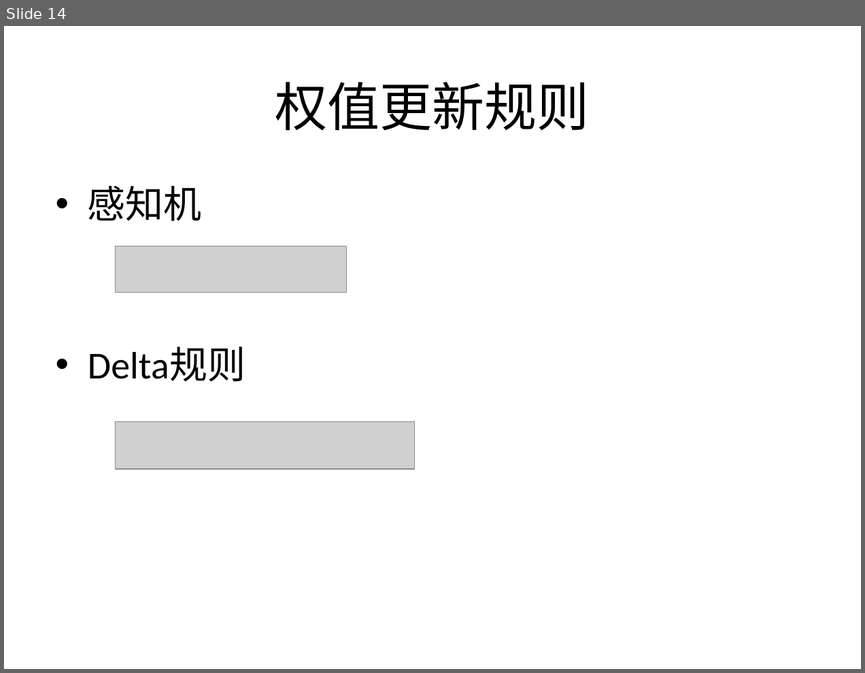
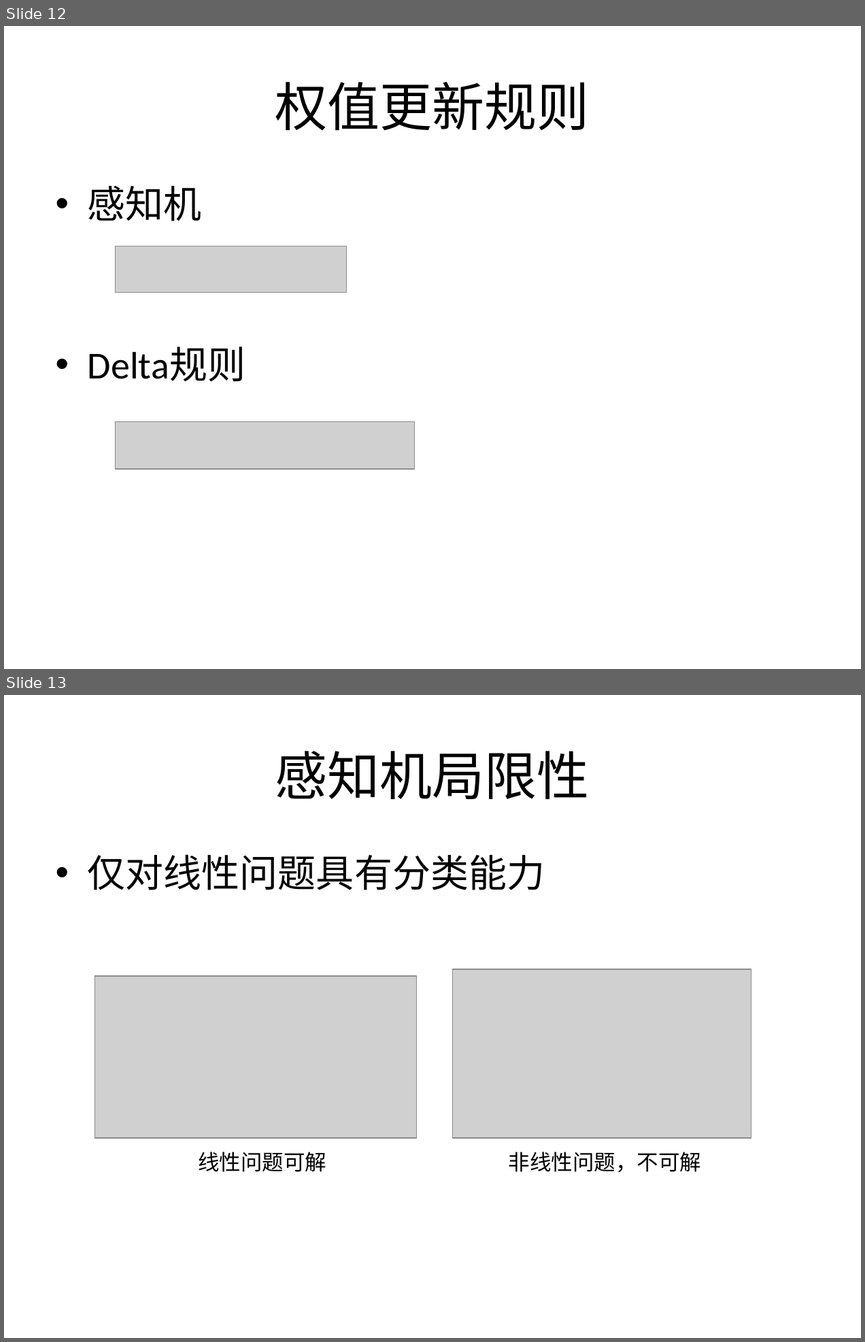
Before and after one commit to wangbin5/samples, a slide deck: docs/神经元网络.pptx. Shown one above the other, each under a label of ours: slide 14 before the commit, slides 12 and 13 after it. The pictures are 865x673 and 865x1342 pixels, drawn with LibreOffice and Linux fonts; fonts in the diff are those of the drawing; grey boxes stand for pictures. Boxes give left, top, right and bottom in pixels: in the first picture for what was removed or moved away, otherwise in the second. Text is boxed around its words. In the diff, an @@ line names an element or a change of style, - is before the commit and + after.

```diff
--- a/docs/神经元网络.pptx
+++ b/docs/神经元网络.pptx
@@ slide 13 added at <box>4,695,861,1338</box>, background #FFFFFF @@
@@ title added at <box>275,751,589,799</box>, 44 pt, text #000000 @@
+感知机局限性
@@ text added at <box>88,855,545,890</box>, 32 pt, text #000000 @@
+• 仅对线性问题具有分类能力
@@ picture added at <box>95,976,416,1138</box> @@
@@ picture added at <box>453,969,751,1138</box> @@
@@ text added at <box>198,1151,326,1172</box>, 18 pt, text #000000 @@
+线性问题可解
@@ text added at <box>509,1151,702,1172</box>, 18 pt, text #000000 @@
+非线性问题，不可解
@@ what was slide 14 is now slide 12 @@
```
Also in this commit, not shown: 7 slides changed, 7 other slides added, 12 slides removed, 19 other files.
